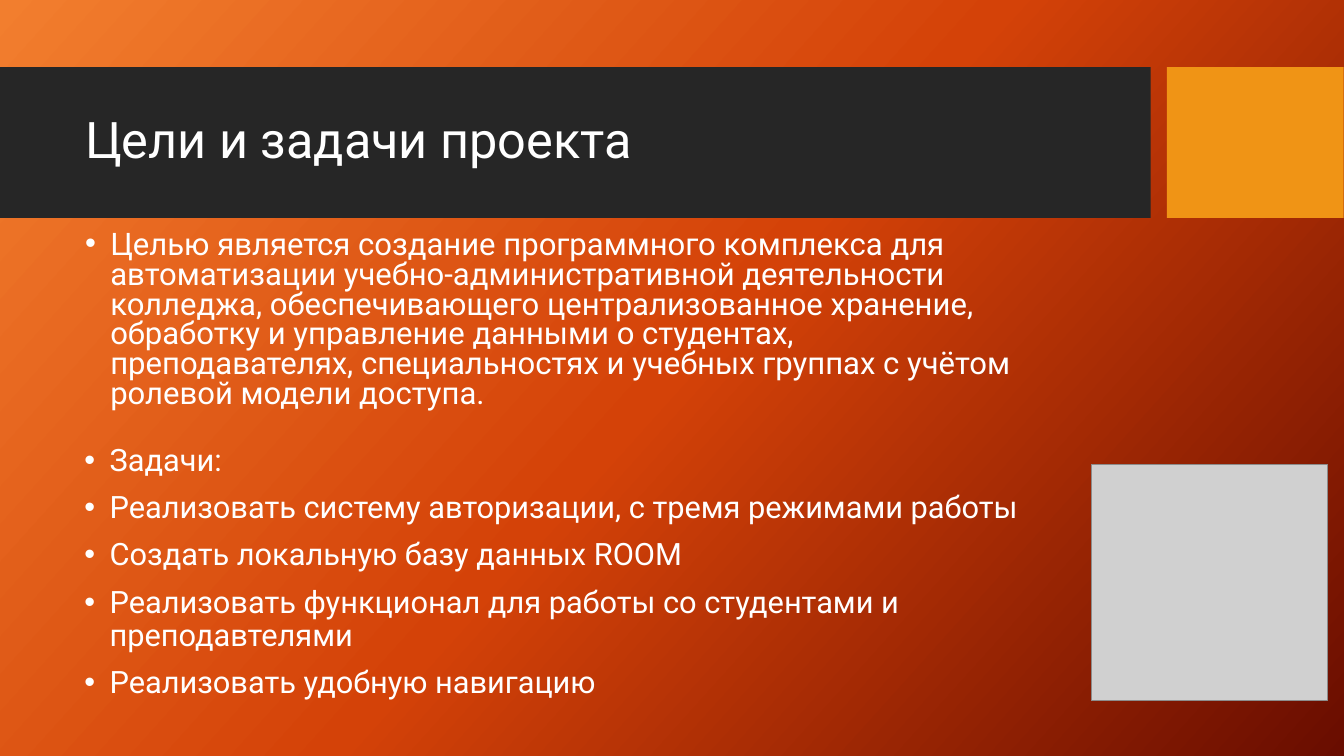
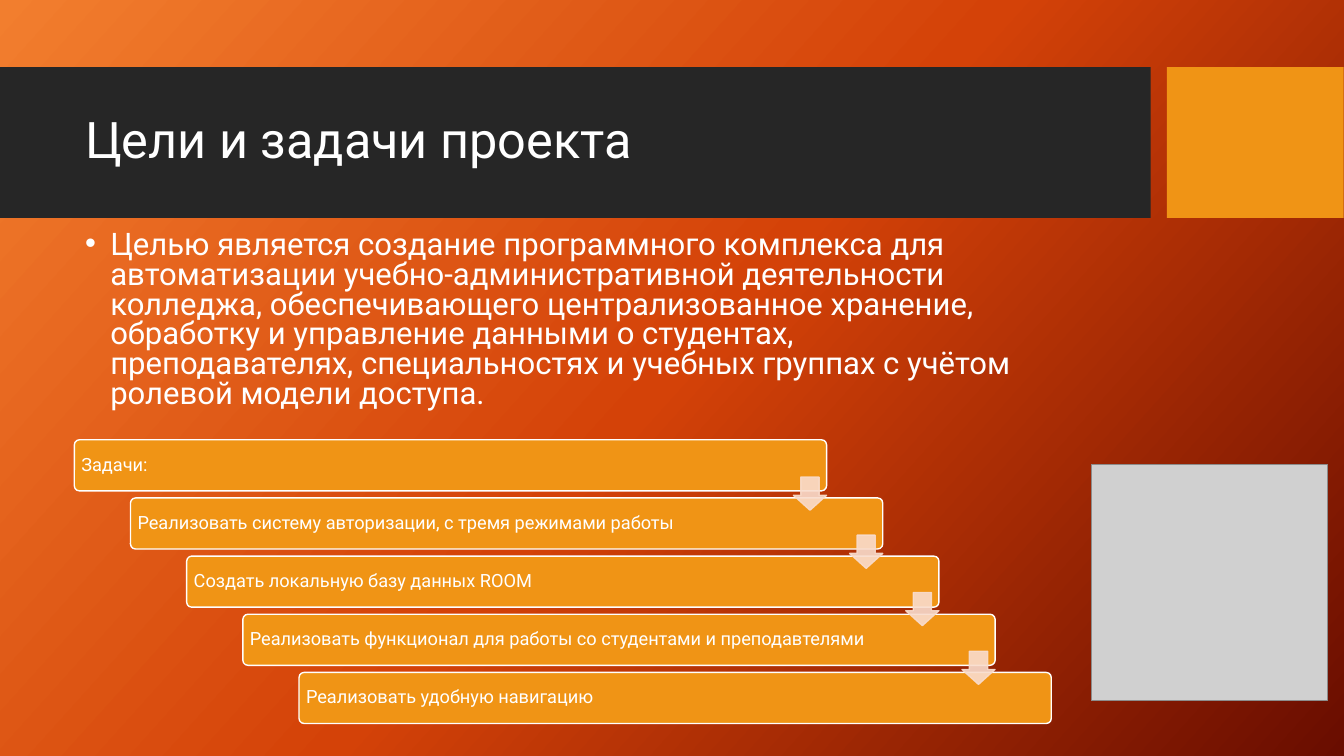
Before and after one commit to GRIZZLY1111/UP_7, a slide deck: slide 3 of Презентация_Up_7.pptx. Drawn at 1344x756 pixels with LibreOffice and Linux fonts; fonts in the diff are those of the drawing; grey boxes stand for pictures; background and template pictures are left out. Boxes give left, top, right and bottom in pixels: in the first picture for what was removed or moved away, otherwise in the second. Text is boxed around its words. In the diff, an @@ line names an element or a change of style, - is before the commit and + after.

```diff
--- a/Презентация_Up_7.pptx
+++ b/Презентация_Up_7.pptx
@@ text at (110,448,1018,572): paragraphs removed @@
-• Задачи:
-• Реализовать систему авторизации, с тремя режимами работы
-• Создать локальную базу данных ROOM
@@ text "Реализовать функционал для работы со ...": place and size @@
-text "Реализовать функционал для работы со ..." at (110,448,1018,700)
+text "Реализовать функционал для работы со ..." at (250,631,865,649)
@@ text "Реализовать функционал для работы со ..." at (250,631,865,649): size 22 to 13 pt; bullet • to none; less space between paragraphs; vertical alignment top to middle @@
@@ group added at (75,440,1052,724): 5 rounded rectangles, 4 texts, 4 down arrows @@
+Задачи:
+Реализовать систему авторизации, с тремя режимами работы
+Создать локальную базу данных ROOM
+Реализовать удобную навигацию
@@ text at (110,669,595,700): paragraph removed @@
-• Реализовать удобную навигацию
```
Also in this commit, not shown: 5 other slides changed.
